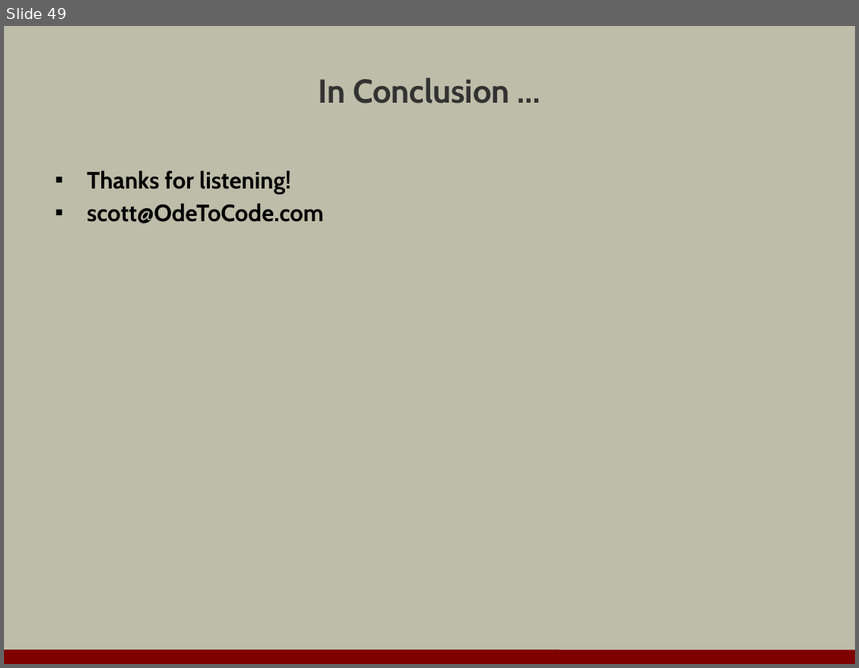
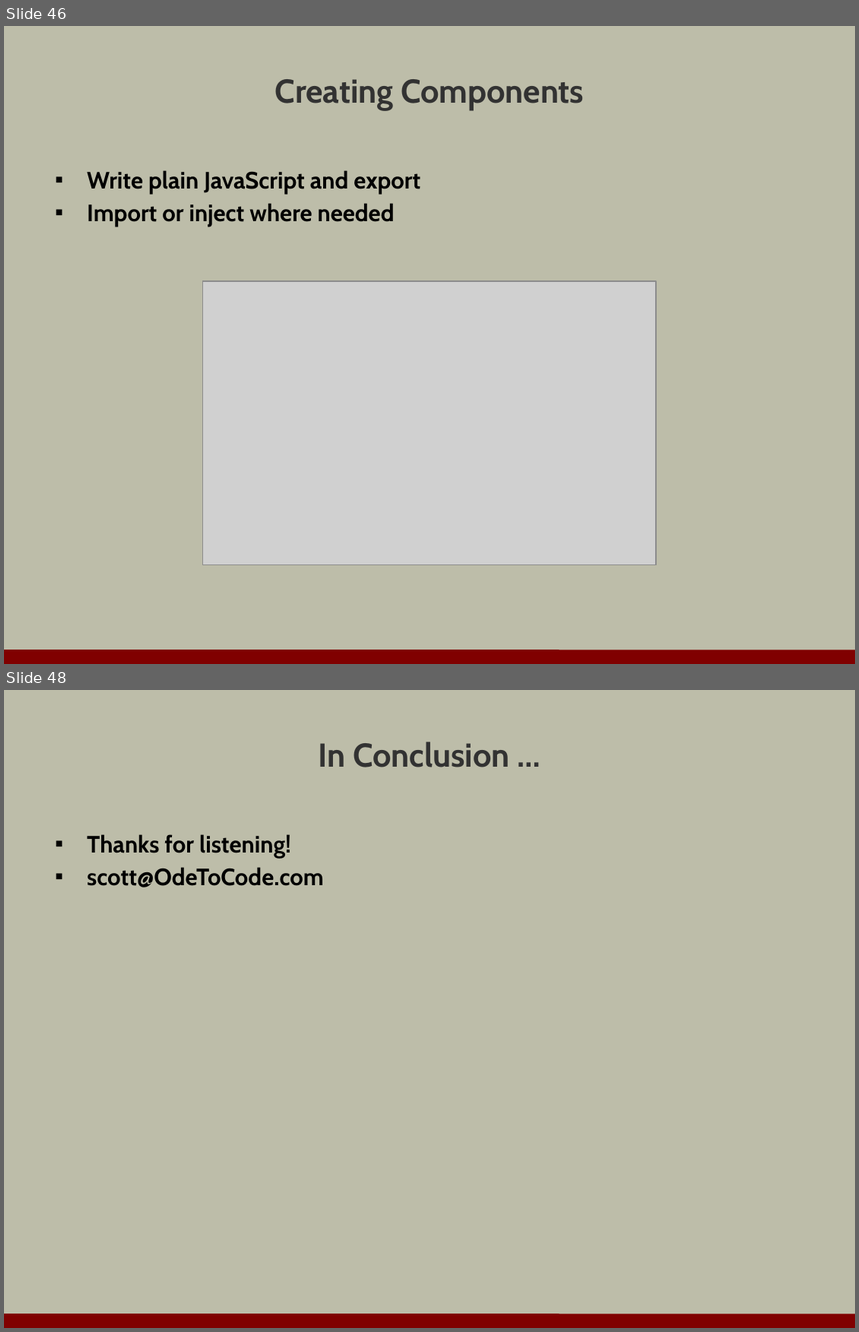
Before and after one commit to OdeToCode/classes, a slide deck: assorted/evolution_of_js.pptx. Shown one above the other, each under a label of ours: slide 49 before the commit, slides 46 and 48 after it; the slides between them are not shown. The pictures are 859x668 and 859x1332 pixels, drawn with LibreOffice and Linux fonts; fonts in the diff are those of the drawing; grey boxes stand for pictures; background and template pictures are left out. Boxes give left, top, right and bottom in pixels: in the first picture for what was removed or moved away, otherwise in the second. Text is boxed around its words. In the diff, an @@ line names an element or a change of style, - is before the commit and + after.

```diff
--- a/assorted/evolution_of_js.pptx
+++ b/assorted/evolution_of_js.pptx
@@ slide 46 added at (4,26,855,664), background #BDBDA9; not listed: 1 template element that a slide beside it also shows @@
@@ title added at (275,79,584,110), 28 pt, text #323232, bold @@
+Creating Components
@@ text added at (87,170,420,227), 20 pt, text #000000, bold @@
+▪ Write plain JavaScript and export
+▪ Import or inject where needed
@@ picture added at (203,281,656,565) @@
@@ what was slide 49 is now slide 48 @@
```
Also in this commit, not shown: 2 slides changed, 15 other slides added, 17 slides removed.
